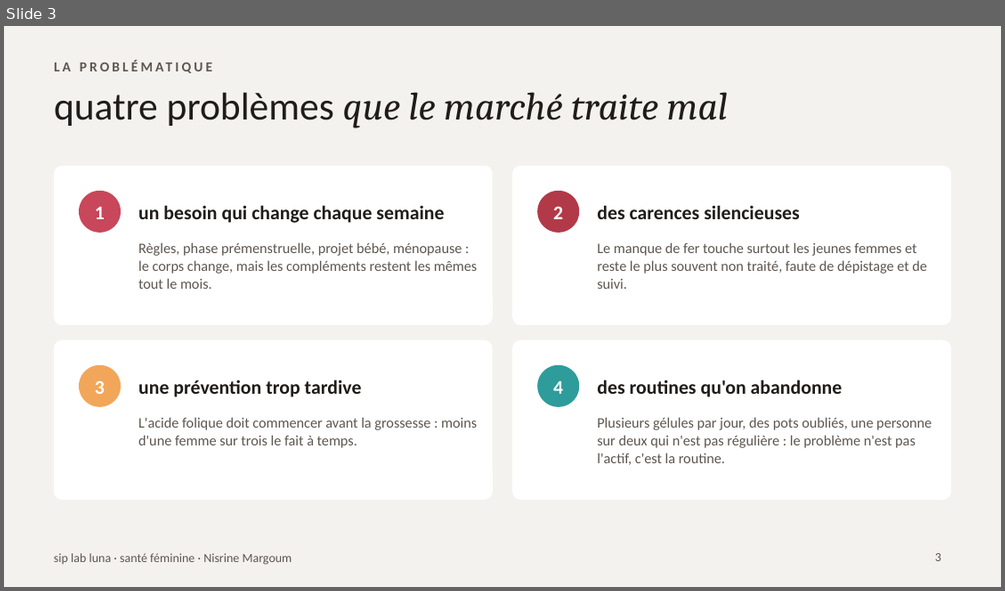
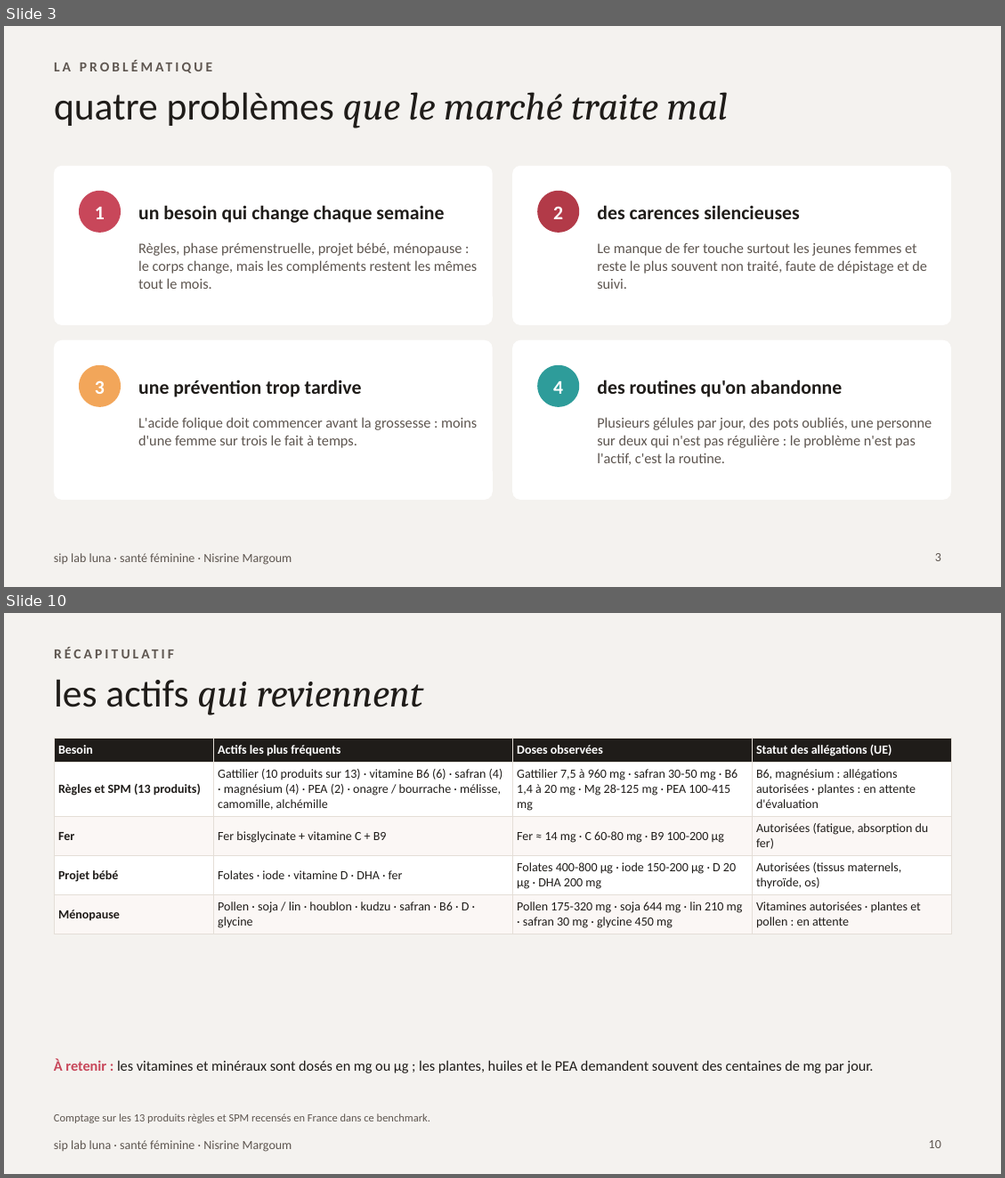
Before and after one commit to nisrine-max/mon-sitee, a slide deck: pitch/siplab-luna-problematique.pptx. Shown one above the other, each under a label of ours: slide 3 before the commit, slides 3 and 10 after it; the slides between them are not shown. The pictures are 1005x591 and 1005x1178 pixels, drawn with LibreOffice and Linux fonts; fonts in the diff are those of the drawing. Boxes give left, top, right and bottom in pixels: in the first picture for what was removed or moved away, otherwise in the second. Text is boxed around its words. In the diff, an @@ line names an element or a change of style, - is before the commit and + after.

```diff
--- a/pitch/siplab-luna-problematique.pptx
+++ b/pitch/siplab-luna-problematique.pptx
@@ slide 10 added at [4,613,1001,1174], background #F4F2EF; not listed: 1 template element that a slide beside it also shows @@
@@ text added at [54,645,951,670], 10 pt, text #5E5650, bold @@
+RÉCAPITULATIF
@@ title added at [54,679,423,715], 28 pt, text #1F1C19, italic @@
+les actifs qui reviennent
@@ table added at [54,738,951,932], 5 rows, 4 columns @@
+Besoin | Actifs les plus fréquents | Doses observées | Statut des allégations (UE)
+Règles et SPM (13 produits) | Gattilier (10 produits sur 13) · vitamine B6 (6) · safran (4) · magnésium (4) · PEA (2) · onagre / bourrache · mélisse, camomille, alchémille | Gattilier 7,5 à 960 mg · safran 30-50 mg · B6 1,4 à 20 mg · Mg 28-125 mg · PEA 100-415 mg | B6, magnésium : allégations autorisées · plantes : en attente d'évaluation
+Fer | Fer bisglycinate + vitamine C + B9 | Fer ≈ 14 mg · C 60-80 mg · B9 100-200 µg | Autorisées (fatigue, absorption du fer)
+Projet bébé | Folates · iode · vitamine D · DHA · fer | Folates 400-800 µg · iode 150-200 µg · D 20 µg · DHA 200 mg | Autorisées (tissus maternels, thyroïde, os)
+Ménopause | Pollen · soja / lin · houblon · kudzu · safran · B6 · D · glycine | Pollen 175-320 mg · soja 644 mg · lin 210 mg · safran 30 mg · glycine 450 mg | Vitamines autorisées · plantes et pollen : en attente
@@ text added at [54,1059,873,1073], 10.5 pt, text #1F1C19 @@
+À retenir : les vitamines et minéraux sont dosés en mg ou µg ; les plantes, huiles et le PEA demandent souvent des centaines de mg par jour.
@@ text added at [54,1113,430,1123], 8 pt, text #5E5650 @@
+Comptage sur les 13 produits règles et SPM recensés en France dans ce benchmark.
@@ page number added at [929,1140,941,1148], 9 pt, text #5E5650 @@
+10
```
Also in this commit, not shown: 5 slides changed, 7 other slides added, 1 slide removed.
